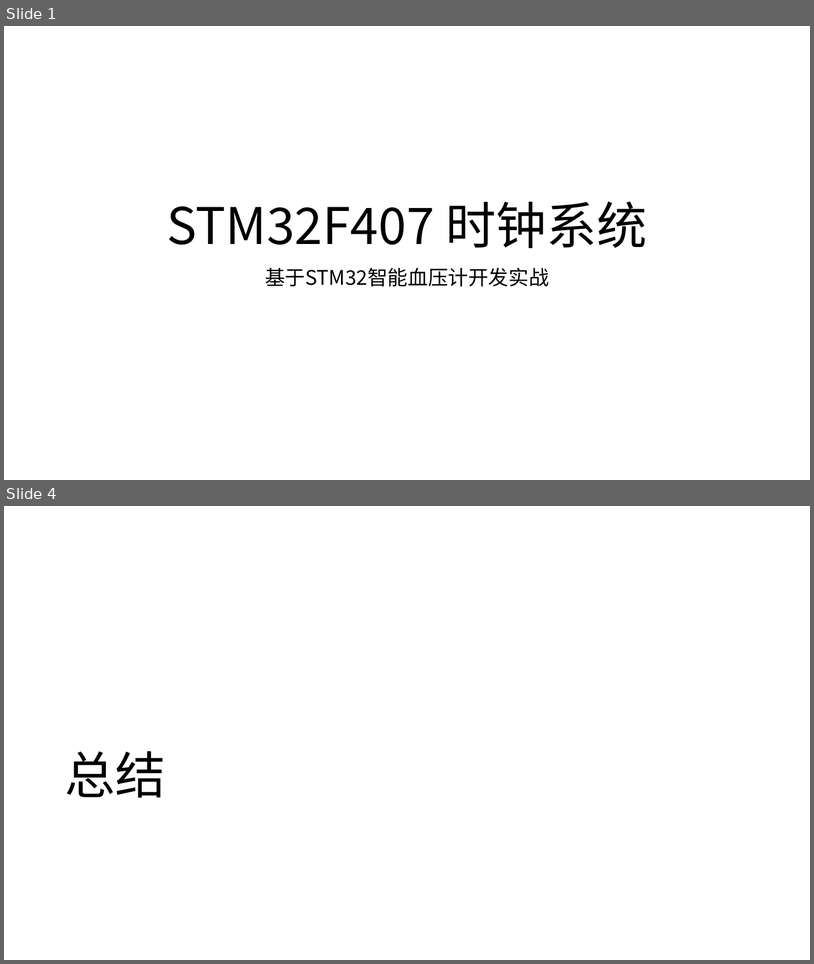
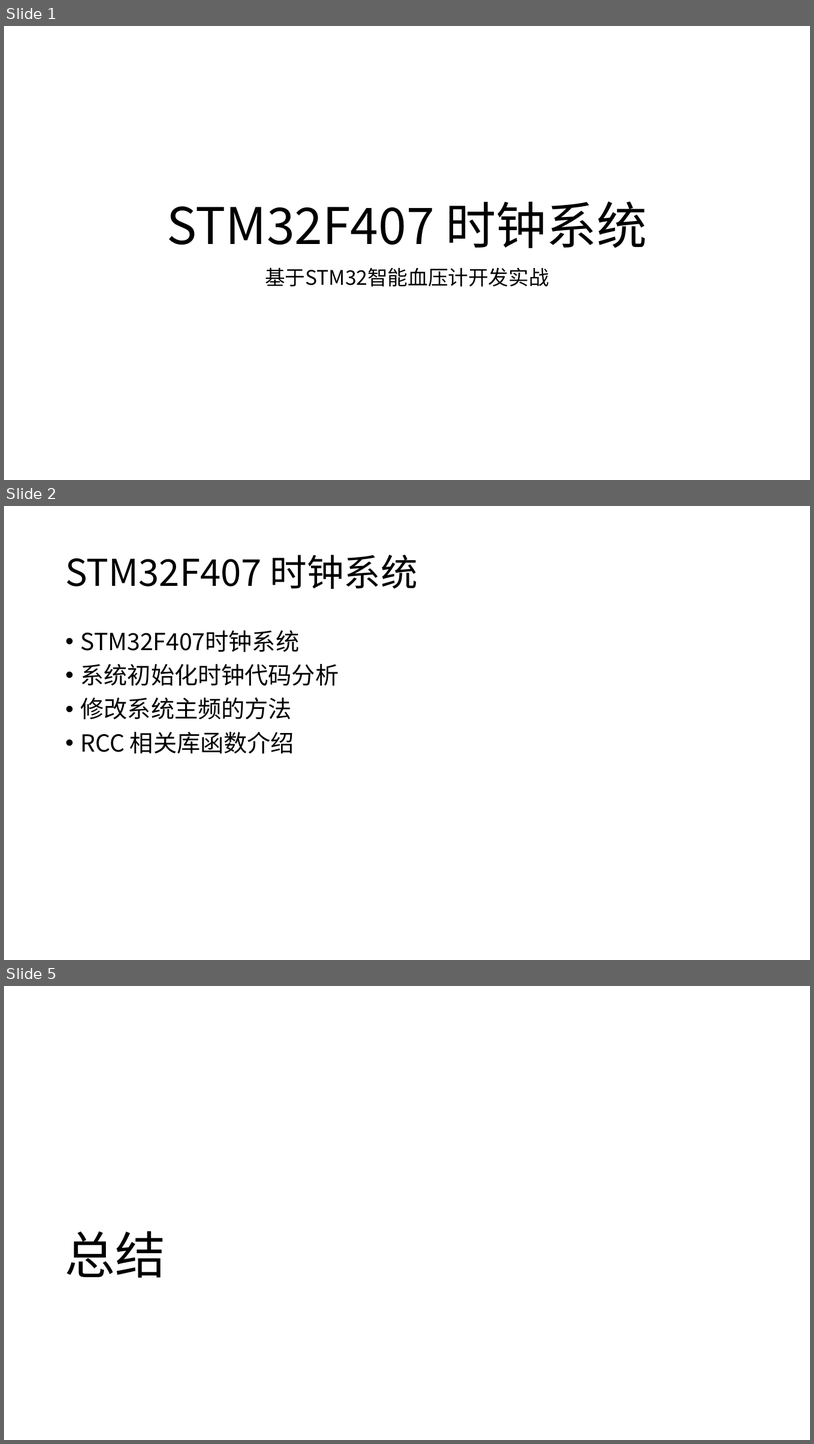
Before and after one commit to work-2015/work, a slide deck: TMOOC/智能硬件/001-智能血压计/V1.0/06-STM32F407 时钟系统/PPT/06-STM32F407 时钟系统.pptx. Shown one above the other, each under a label of ours: slides 1 and 4 before the commit, slides 1, 2 and 5 after it; the slides between them are not shown. The pictures are 814x964 and 814x1444 pixels, drawn with LibreOffice and Linux fonts; fonts in the diff are those of the drawing. Boxes give left, top, right and bottom in pixels: in the first picture for what was removed or moved away, otherwise in the second. Text is boxed around its words. In the diff, an @@ line names an element or a change of style, - is before the commit and + after.

```diff
--- a/TMOOC/智能硬件/001-智能血压计/V1.0/06-STM32F407 时钟系统/PPT/06-STM32F407 时钟系统.pptx
+++ b/TMOOC/智能硬件/001-智能血压计/V1.0/06-STM32F407 时钟系统/PPT/06-STM32F407 时钟系统.pptx
@@ slide 2 added at <box>4,506,810,960</box>, background #FFFFFF @@
@@ title added at <box>65,555,418,589</box>, 44 pt, text #000000 @@
+STM32F407 时钟系统
@@ text added at <box>81,630,339,754</box>, 28 pt, text #000000 @@
+• STM32F407时钟系统
+• 系统初始化时钟代码分析
+• 修改系统主频的方法
+• RCC 相关库函数介绍
@@ what was slide 4 is now slide 5 @@
```
Also in this commit, not shown: 1 other slide added, 1 slide removed, 1 other file.
